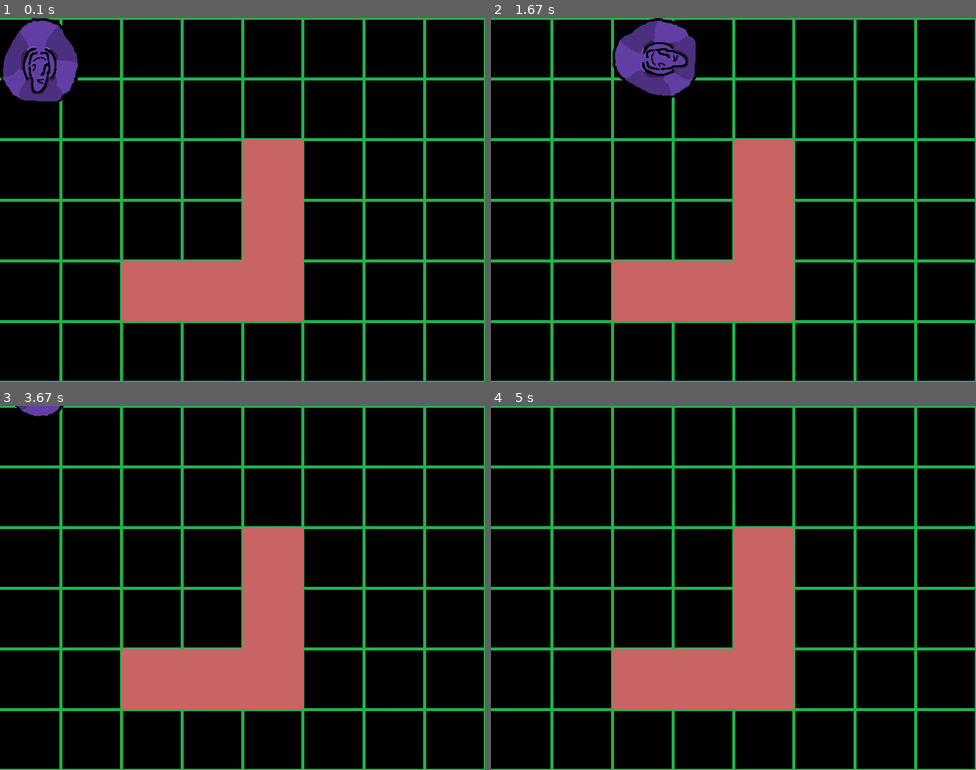
Above: before the commit, frames 1-4 (two rows, left to right).
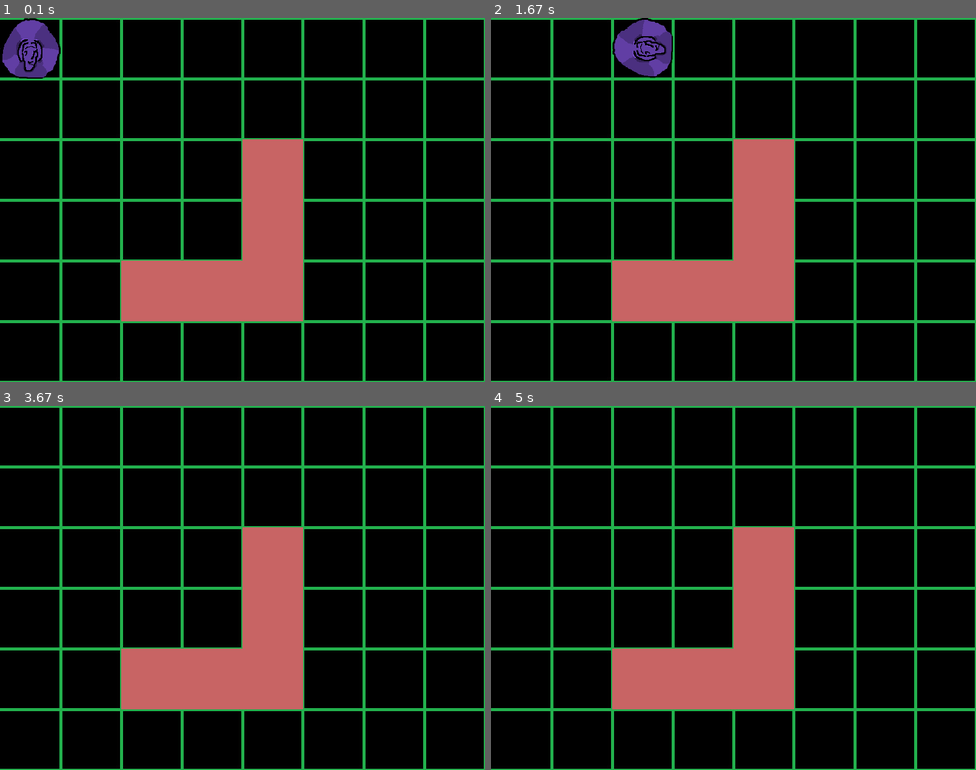
Above: after the commit, the same moments.

Repository: KDDaniels/FunLilPygameProject
Game: pygame game, started from main.py
Same seed, same stepped clock (60 frames per second), same inputs: the game is played once before the commit and once after it.
Inputs:
- Up to frame 1 (0.1 s): no input
- Up to frame 2 (1.67 s): hold Right 0.33-0.8 s; hold Right 0.83-1.3 s; hold Left from 1.33 s (still down)
- Up to frame 3 (3.67 s): release Left at 1.87 s; hold Left 1.9-2.3 s; hold Up 2.33-2.7 s; hold Down from 3.4 s (still down)
- Up to frame 4 (5 s): release Down at 3.77 s; hold Left 3.8-4.27 s; hold Left 4.3-4.83 s

The runs differ from the first frame. In frame 1, 2.3% of the frame differs, in the area x 0-17%, y 0-23%; in frame 2, 2.4%, in the area x 25-43%, y 0-23%; in frame 3, 0.2%; in frame 4, nothing differs.

Commit message:
updated character stuff

Diff:
--- a/resources/data/characters/characters.json
+++ /dev/null
@@ -1,45 +0,0 @@
-{
-    "Hat":
-    {
-        "name": "Hat",
-        "desc": "smol wizard hat person"
-    },
-    "NPC1":
-    {
-        "name": "some name",
-        "desc": "basic npc info",
-        "dialog": {
-            "dialogID1":
-            {
-                "mainDialog": "question",
-                "dialogOption1": "dialog text",
-                "dialogOption2": "dialog text"
-            },
-            "dialogID2":
-            {
-                "mainDialog": "question",
-                "dialogOption1": "dialog text",
-                "dialogOption2": "dialog text"
-            }
-        }
-    },
-    "NPC2":
-    {
-        "name": "some name",
-        "desc": "basic npc info",
-        "dialog": {
-            "dialogID1":
-            {
-                "mainDialog": "question",
-                "dialogOption1": "dialog text",
-                "dialogOption2": "dialog text"
-            },
-            "dialogID2":
-            {
-                "mainDialog": "question",
-                "dialogOption1": "dialog text",
-                "dialogOption2": "dialog text"
-            }
-        }
-    }
-}
--- a/src/character.py
+++ b/src/character.py
@@ -4,11 +4,9 @@
 class Character(pygame.sprite.Sprite):
     def __init__(self, char, x=0, y=0):
         super().__init__()
-        self.load_data("resources/data/characters/characters.json", char)
+        self.load_data("resources/data/characters.json", char)
 
     def load_data(self, path, char):
         # load data from json path
         with open(path) as f:
             j = json.load(f)
-
-            print(j[char])
--- a/src/wizard.py
+++ b/src/wizard.py
@@ -1,10 +1,12 @@
 import pygame
 from .character import Character
+from src.data import rects
 
 class Wizard(Character):
     def __init__(self, char, x=0, y=0, movement_speed=5, movement_step=20):
         super().__init__(char=char)
         self.image = pygame.image.load("resources/images/characters/Hat.png").convert_alpha()
+        self.image = pygame.transform.scale(self.image, (100, 100))
         self.rect = self.image.get_rect(topleft=(x, y))
 
         self.angle = 0
@@ -16,10 +18,22 @@
         self.target_x = self.rect.x
         self.target_y = self.rect.y
 
+        self.old_target_x = self.target_x
+        self.old_target_y = self.target_y
+
+    def check_for_collisions(self):
+        for obj in rects:
+            if self.rect.colliderect(obj):
+                return True
+        return False
+
+
     def update(self):
         # checking keys pressed
         keys = pygame.key.get_pressed()
         if self.target_x == self.rect.x and self.target_y == self.rect.y:
+            self.old_target_x = self.target_x
+            self.old_target_y = self.target_y
             if keys[pygame.K_LEFT]:
                 self.target_x = self.rect.x - self.movement_step
                 self.angle = 270
@@ -36,6 +50,17 @@
                 self.target_y = self.rect.y + self.movement_step
                 self.angle = 180
 
+
+        if self.target_x != self.rect.x or self.target_y != self.rect.y:
+            if self.check_for_collisions():
+                self.target_x = self.old_target_x
+                self.target_y = self.old_target_y
+
+
+
+
+
+
         # lerping
         if self.rect.x < self.target_x:
             self.rect.x += min(self.movement_speed, self.target_x - self.rect.x)
